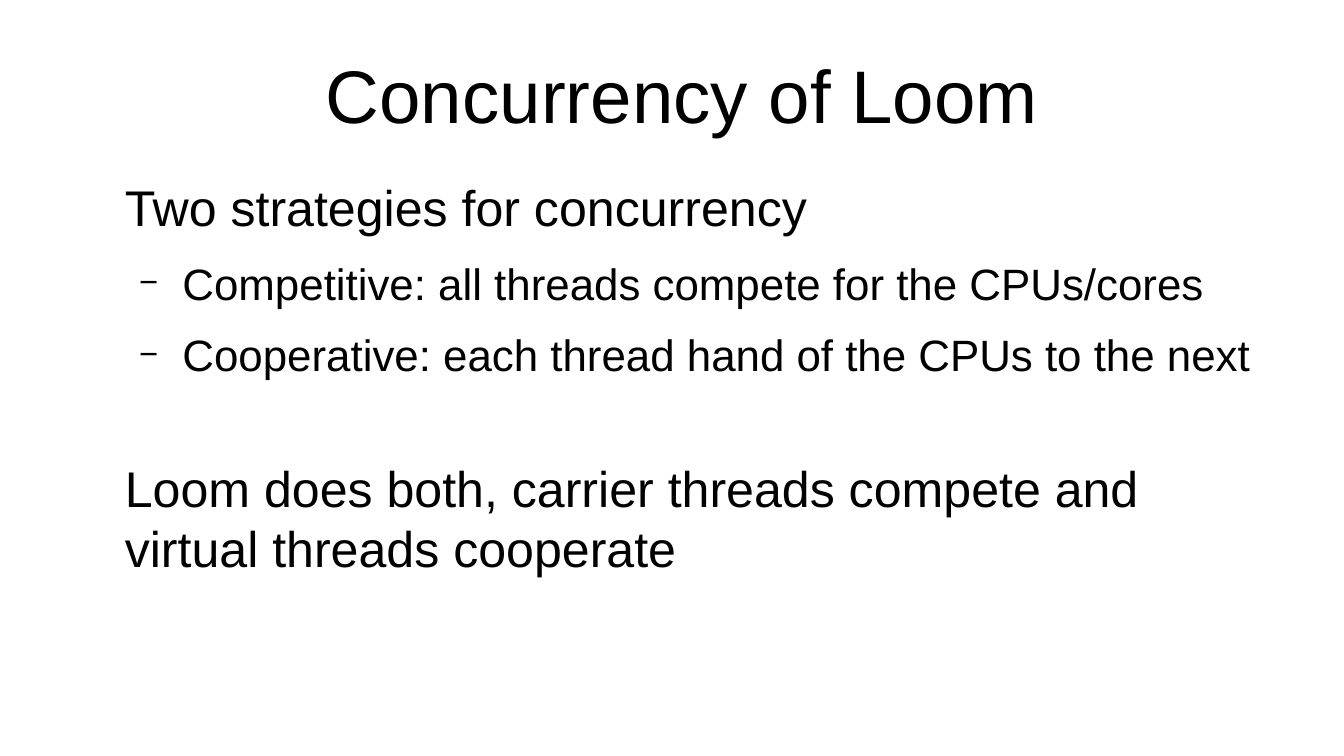
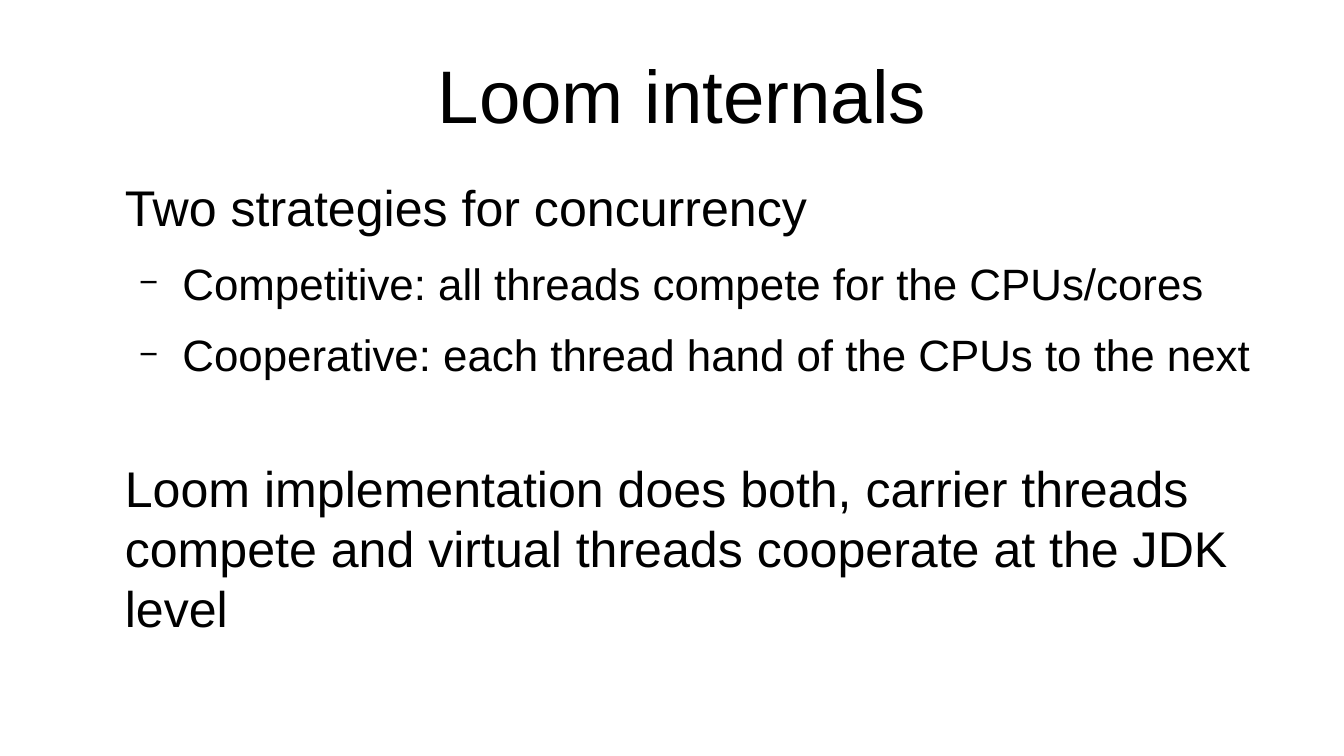
Before and after one commit to forax/loom-fiber, a slide deck: slide 23 of loom is looming.odp (slide 22 before the commit). Drawn at 1344x756 pixels with LibreOffice and Linux fonts; fonts in the diff are those of the drawing. Boxes give left, top, right and bottom in pixels: in the first picture for what was removed or moved away, otherwise in the second. Text is boxed around its words. In the diff, an @@ line names an element or a change of style, - is before the commit and + after.

```diff
--- a/loom is looming.odp
+++ b/loom is looming.odp
@@ title at <box>438,69,926,124</box>: text changed @@
-Concurrency of Loom
+Loom internals
@@ text at <box>125,470,1228,628</box>: text changed @@
-Loom does both, carrier threads compete and virtual threads cooperate
+Loom implementation does both, carrier threads compete and virtual threads cooperate at the JDK level
```
Also in this commit, not shown: 10 other slides changed, 1 other file.
